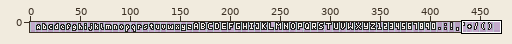
Two versions of one sprite sheet, assets/fonts/white.png. Above, an overview of the earlier version with the close-up marked.
Close-up. Old version:
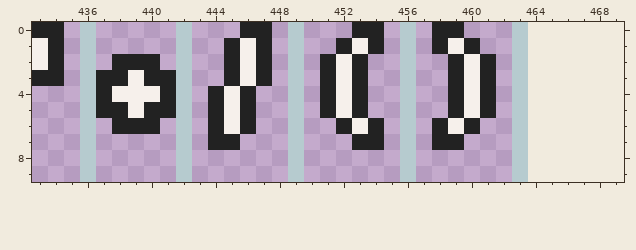
The file is 464x10 pixels. Shown: x 433..469, y 0..9. The old version is drawn lined up with the new one, on the new canvas.
After:
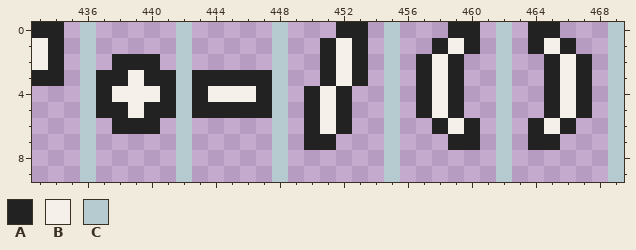
Palette (. is transparent): A #222222  B #f6f0eb  C #b6cbcf
Diff:
canvas 464x10 -> 470x10
The author put colour A in row 0 at x 452, 460 and 464 to 465; in row 1 at x 451, 464 and 466; in row 2 at x 457, 465 and 467; in row 3 at x 443 to 444, 457, 465 and 467; in rows 4 to 5 at x 443, 447, 450, 457, 465 and 467; in row 6 at x 450, 464 and 466.
The author put colour A in row 7 at x 450 to 451, 460 and 464 to 465.
Colour B becomes colour A in row 1 at x 453; in row 3 at x 446; in row 4 at x 452; in row 5 at x 445 and 452.
The author put colour B in row 1 at x 465; in rows 2 to 5 at x 458 and 466; in row 6 at x 451 and 465.
Colour A becomes colour B in row 1 at x 452; in row 4 at x 444, 446 and 451; in row 5 at x 451.
The author put colour C in rows 0 to 9 at x 448, 455, 462 and 469.
Colour A is removed in row 0 at x 446 to 447, 454 and 458; in row 1 at x 445, 447 and 454; in row 2 at x 445, 447 and 461; in row 3 at x 461; in rows 4 to 5 at x 453 and 461; in row 6 at x 444, 446 and 454.
Colour A is removed in row 7 at x 444 to 445, 453 to 454 and 458.
Colour B is removed in row 1 at x 446; in row 2 at x 446 and 460; in rows 3 to 5 at x 460; in row 6 at x 445 and 453.
Colour C is removed in rows 0 to 9 at x 449, 456 and 463.
Where, in picture pixels (left, top, right, bottom), the same in both close-ups:
changed: (192, 22, 624, 182)
